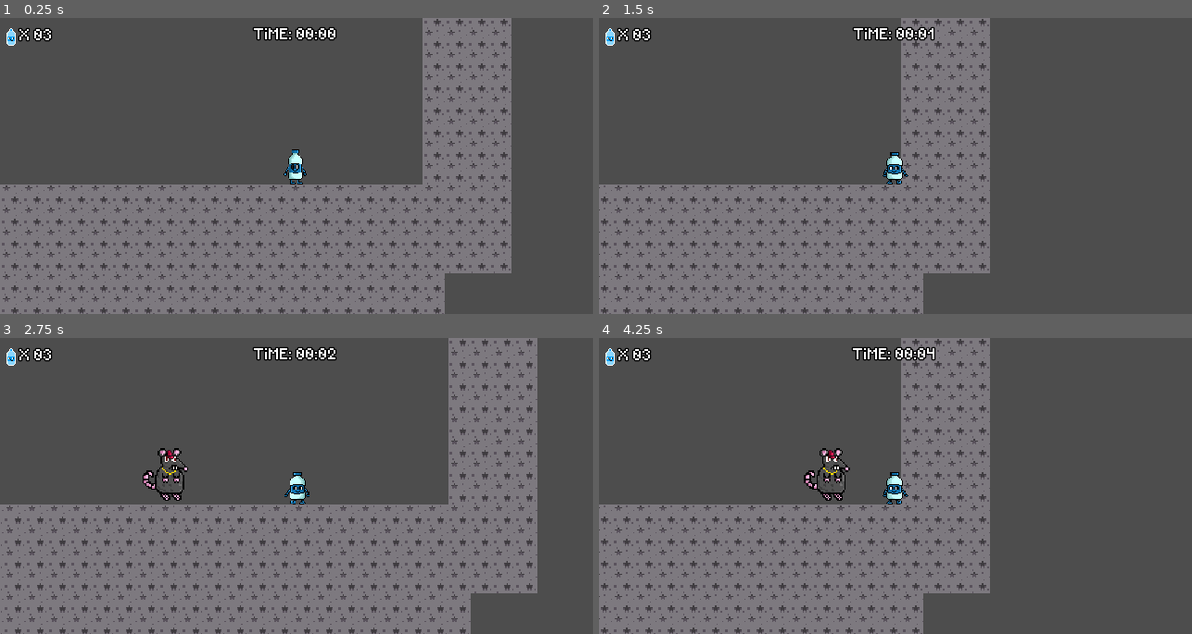
Above: before the commit, frames 1-4 (two rows, left to right).
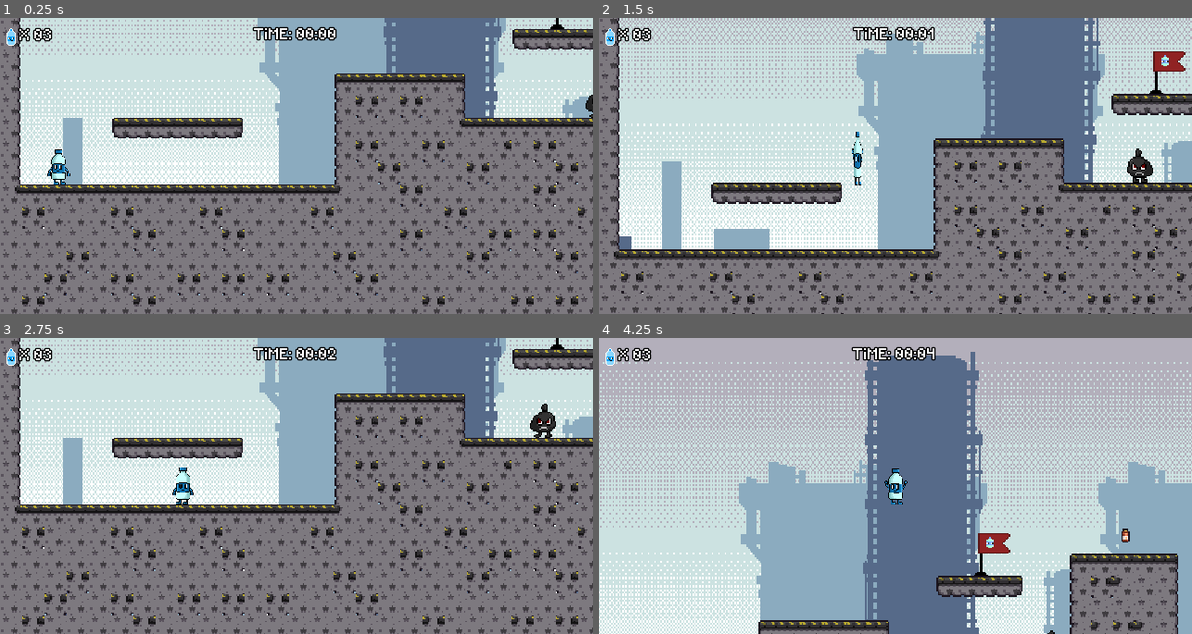
Above: after the commit, the same moments.

Repository: ToySteel/Biribinha
Game: Godot game, scene res://word_01.tscn
Two runs of this game, one before a commit and one after it. Both use one fixed random seed, a clock stepped at 60 frames per second and the inputs below. This scene is started directly instead of the project's main scene.
Inputs:
- Up to frame 1 (0.25 s): no input
- Up to frame 2 (1.5 s): tap Enter (ui_accept) at 0.5, 0.77 s; hold Right (ui_right) from 0.53 s (still down)
- Up to frame 3 (2.75 s): tap Enter (ui_accept) at 1.52 s; release Right (ui_right) at 2.03 s; hold Left (ui_left) from 2.03 s (still down)
- Up to frame 4 (4.25 s): release Left (ui_left) at 2.78 s; hold Right (ui_right) from 2.78 s (still down); tap Enter (ui_accept) at 3.02, 3.77 s

The runs differ from the first frame. In frame 1, 61% of the frame differs, in the area x 0-100%, y 0-100%; in frame 2, 84%; in frame 3, 66%; in frame 4, 98%.

Commit message:
FINAL COMIT

Diff:
--- /dev/null
+++ b/bomb.gd
@@ -0,0 +1,13 @@
+extends RigidBody2D
+
+const EXPLOSION = preload("res://explosion.tscn")
+@onready var collision: CollisionShape2D = $collision
+
+func _on_body_entered(body: Node) -> void:
+	visible = false
+	var explosion_instance = EXPLOSION.instantiate()
+	get_parent().add_child(explosion_instance)
+	explosion_instance.global_position = global_position
+	collision.set_deferred("disabled", true)
+	await explosion_instance.animation_finished
+	queue_free()
--- /dev/null
+++ b/bomb.tscn
@@ -0,0 +1,24 @@
+[gd_scene load_steps=4 format=3 uid="uid://4iaosj6fc6gy"]
+
+[ext_resource type="Script" path="res://bomb.gd" id="1_8pa51"]
+[ext_resource type="Texture2D" uid="uid://bo3kifex28cfk" path="res://assests/Sprite Pack 2/8 - Comrade Cheese Puff/Dropped_Bomb (8 x 8).png" id="1_ga31m"]
+
+[sub_resource type="CircleShape2D" id="CircleShape2D_gq14e"]
+radius = 5.0
+
+[node name="bomb" type="RigidBody2D"]
+collision_layer = 8
+collision_mask = 3
+contact_monitor = true
+max_contacts_reported = 1
+script = ExtResource("1_8pa51")
+
+[node name="collision" type="CollisionShape2D" parent="."]
+shape = SubResource("CircleShape2D_gq14e")
+
+[node name="sprite" type="Sprite2D" parent="."]
+position = Vector2(0, -1)
+scale = Vector2(1.125, 1.25)
+texture = ExtResource("1_ga31m")
+
+[connection signal="body_entered" from="." to="." method="_on_body_entered"]
--- /dev/null
+++ b/explosion.gd
@@ -0,0 +1,4 @@
+extends AnimatedSprite2D
+
+func _on_animation_finished() -> void:
+	queue_free()
--- /dev/null
+++ b/explosion.tscn
@@ -0,0 +1,76 @@
+[gd_scene load_steps=12 format=3 uid="uid://h0e5dtj3tj54"]
+
+[ext_resource type="Texture2D" uid="uid://c1ttbarxnyfvl" path="res://assests/Mini FX, Items & UI/Effects/Explosion_Poof (16 x 16).png" id="1_mkc3b"]
+[ext_resource type="Script" path="res://explosion.gd" id="2_8jsk1"]
+
+[sub_resource type="AtlasTexture" id="AtlasTexture_ddpyu"]
+atlas = ExtResource("1_mkc3b")
+region = Rect2(0, 0, 16, 16)
+
+[sub_resource type="AtlasTexture" id="AtlasTexture_olb0f"]
+atlas = ExtResource("1_mkc3b")
+region = Rect2(16, 0, 16, 16)
+
+[sub_resource type="AtlasTexture" id="AtlasTexture_86w6t"]
+atlas = ExtResource("1_mkc3b")
+region = Rect2(32, 0, 16, 16)
+
+[sub_resource type="AtlasTexture" id="AtlasTexture_0xxy7"]
+atlas = ExtResource("1_mkc3b")
+region = Rect2(48, 0, 16, 16)
+
+[sub_resource type="AtlasTexture" id="AtlasTexture_ue0px"]
+atlas = ExtResource("1_mkc3b")
+region = Rect2(64, 0, 16, 16)
+
+[sub_resource type="AtlasTexture" id="AtlasTexture_eano6"]
+atlas = ExtResource("1_mkc3b")
+region = Rect2(80, 0, 16, 16)
+
+[sub_resource type="AtlasTexture" id="AtlasTexture_3qdv5"]
+atlas = ExtResource("1_mkc3b")
+region = Rect2(96, 0, 16, 16)
+
+[sub_resource type="AtlasTexture" id="AtlasTexture_fg7h0"]
+atlas = ExtResource("1_mkc3b")
+region = Rect2(112, 0, 16, 16)
+
+[sub_resource type="SpriteFrames" id="SpriteFrames_2jq88"]
+animations = [{
+"frames": [{
+"duration": 1.0,
+"texture": SubResource("AtlasTexture_ddpyu")
+}, {
+"duration": 1.0,
+"texture": SubResource("AtlasTexture_olb0f")
+}, {
+"duration": 1.0,
+"texture": SubResource("AtlasTexture_86w6t")
+}, {
+"duration": 1.0,
+"texture": SubResource("AtlasTexture_0xxy7")
+}, {
+"duration": 1.0,
+"texture": SubResource("AtlasTexture_ue0px")
+}, {
+"duration": 1.0,
+"texture": SubResource("AtlasTexture_eano6")
+}, {
+"duration": 1.0,
+"texture": SubResource("AtlasTexture_3qdv5")
+}, {
+"duration": 1.0,
+"texture": SubResource("AtlasTexture_fg7h0")
+}],
+"loop": false,
+"name": &"default",
+"speed": 5.0
+}]
+
+[node name="explosion" type="AnimatedSprite2D"]
+sprite_frames = SubResource("SpriteFrames_2jq88")
+autoplay = "default"
+frame_progress = 0.152746
+script = ExtResource("2_8jsk1")
+
+[connection signal="animation_finished" from="." to="." method="_on_animation_finished"]
--- /dev/null
+++ b/missile.gd
@@ -0,0 +1,38 @@
+extends AnimatableBody2D
+
+const SPEED := 100.0
+const EXPLOSION = preload("res://explosion.tscn")
+@onready var sprite: Sprite2D = $sprite
+@onready var collision_m: CollisionShape2D = $collision_m
+@onready var collision_d: CollisionShape2D = $collision_detection/collision_d
+
+
+
+var velocity := Vector2.ZERO
+var direction
+
+func _ready():
+	set_direction(1)
+
+# Called every frame. 'delta' is the elapsed time since the previous frame.
+func _process(delta: float) -> void:
+	velocity.x = SPEED * direction * delta
+
+	move_and_collide(velocity)
+
+func set_direction(dir):
+	direction = dir
+	if direction == 1:
+		sprite.flip_h = true
+	else:
+		sprite.flip_h = false
+
+func _on_collision_detection_body_entered(body: Node2D) -> void:
+	visible = false
+	var explosion_instance = EXPLOSION.instantiate()
+	get_parent().add_child(explosion_instance)
+	explosion_instance.global_position = global_position
+	collision_m.set_deferred("disabled", true)
+	collision_d.set_deferred("disabled", true)
+	await explosion_instance.animation_finished
+	queue_free()
--- /dev/null
+++ b/missile.tscn
@@ -0,0 +1,33 @@
+[gd_scene load_steps=5 format=3 uid="uid://bdlfwljpolils"]
+
+[ext_resource type="Texture2D" uid="uid://dkmtrktlu5jfw" path="res://assests/Sprite Pack 2/8 - Comrade Cheese Puff/Missile (16 x 8).png" id="1_aqbwk"]
+[ext_resource type="Script" path="res://missile.gd" id="1_tnthl"]
+
+[sub_resource type="RectangleShape2D" id="RectangleShape2D_ptme1"]
+size = Vector2(14, 6)
+
+[sub_resource type="RectangleShape2D" id="RectangleShape2D_8uuex"]
+size = Vector2(16, 6)
+
+[node name="missile" type="AnimatableBody2D"]
+collision_layer = 8
+collision_mask = 3
+sync_to_physics = false
+script = ExtResource("1_tnthl")
+
+[node name="collision_m" type="CollisionShape2D" parent="."]
+shape = SubResource("RectangleShape2D_ptme1")
+
+[node name="sprite" type="Sprite2D" parent="."]
+position = Vector2(-1.19209e-07, 5.96046e-08)
+scale = Vector2(1.1875, 1.5)
+texture = ExtResource("1_aqbwk")
+
+[node name="collision_detection" type="Area2D" parent="."]
+collision_layer = 8
+collision_mask = 3
+
+[node name="collision_d" type="CollisionShape2D" parent="collision_detection"]
+shape = SubResource("RectangleShape2D_8uuex")
+
+[connection signal="body_entered" from="collision_detection" to="." method="_on_collision_detection_body_entered"]
--- a/ratao.gd
+++ b/ratao.gd
@@ -1,9 +1,14 @@
 extends CharacterBody2D
 
+const BOMB := preload("res://bomb.tscn")
+const MISSILE := preload("res://missile.tscn")
 @export var direction := 1
 const SPEED = 100.0
 @onready var texture := $sprite
 @onready var wall_detector := $wall_detec
+@onready var attack_point_2: Marker2D = %attack_point2
+@onready var attack_point_1: Marker2D = %attack_point1
+
 func _physics_process(delta: float) -> void:
 	# Add the gravity.
 	if not is_on_floor():
@@ -22,4 +27,22 @@
 	else:
 		velocity.x = move_toward(velocity.x, 0, SPEED)
 	velocity.x = direction * SPEED
+
 	move_and_slide()
+
+func throw_bomb():
+	var bomb_instance = BOMB.instantiate()
+	add_sibling(bomb_instance)
+	bomb_instance.global_position = attack_point_1.global_position
+	bomb_instance.apply_impulse(Vector2(randi_range(direction * 30, direction * 200), randi_range(-200,-400)))
+
+func launch_missile():
+	var missile_instance = MISSILE.instantiate
+	add_sibling(missile_instance)
+	missile_instance.global_position = attack_point_2.global_position
+
+func _on_cooldown_timeout() -> void:
+	throw_bomb()
+
+func _on_missile_cooldown_timeout():
+	launch_missile()
--- a/ratao.tscn
+++ b/ratao.tscn
@@ -5,6 +5,21 @@
 
 [sub_resource type="RectangleShape2D" id="RectangleShape2D_qwx43"]
 size = Vector2(33, 26)
+
+[sub_resource type="Animation" id="Animation_xyh1i"]
+length = 0.001
+tracks/0/type = "value"
+tracks/0/imported = false
+tracks/0/enabled = true
+tracks/0/path = NodePath("sprite:frame")
+tracks/0/interp = 1
+tracks/0/loop_wrap = true
+tracks/0/keys = {
+"times": PackedFloat32Array(0),
+"transitions": PackedFloat32Array(1),
+"update": 1,
+"values": [0]
+}
 
 [sub_resource type="Animation" id="Animation_piuck"]
 resource_name = "rationes"
@@ -19,21 +34,6 @@
 "transitions": PackedFloat32Array(1, 1, 1, 1, 1, 1, 1, 1),
 "update": 1,
 "values": [0, 1, 2, 3, 0, 1, 2, 3]
-}
-
-[sub_resource type="Animation" id="Animation_xyh1i"]
-length = 0.001
-tracks/0/type = "value"
-tracks/0/imported = false
-tracks/0/enabled = true
-tracks/0/path = NodePath("sprite:frame")
-tracks/0/interp = 1
-tracks/0/loop_wrap = true
-tracks/0/keys = {
-"times": PackedFloat32Array(0),
-"transitions": PackedFloat32Array(1),
-"update": 1,
-"values": [0]
 }
 
 [sub_resource type="AnimationLibrary" id="AnimationLibrary_d6j1j"]
@@ -53,20 +53,23 @@
 [node name="collision" type="CollisionShape2D" parent="."]
 light_mask = 3
 visibility_layer = 3
-position = Vector2(-5.5, -14)
+position = Vector2(-6, -23)
 shape = SubResource("RectangleShape2D_qwx43")
 
 [node name="sprite" type="Sprite2D" parent="."]
-position = Vector2(-1, -27)
+position = Vector2(-1, -34)
 texture = ExtResource("1_ynamb")
 hframes = 3
 vframes = 3
 
 [node name="attack_point1" type="Marker2D" parent="sprite"]
-position = Vector2(3, 9)
+unique_name_in_owner = true
+position = Vector2(-3, -9)
 
 [node name="attack_point2" type="Marker2D" parent="sprite"]
-position = Vector2(-5, 10)
+unique_name_in_owner = true
+position = Vector2(13, 11)
+scale = Vector2(6.68494, 1.21178)
 
 [node name="anim" type="AnimationPlayer" parent="."]
 libraries = {
@@ -76,13 +79,20 @@
 [node name="anim_tree" type="AnimationTree" parent="."]
 
 [node name="1cooldown" type="Timer" parent="."]
+wait_time = 2.0
+autostart = true
 
 [node name="2cooldown" type="Timer" parent="."]
+wait_time = 3.0
+autostart = true
 
 [node name="wall_detec" type="RayCast2D" parent="."]
 light_mask = 3
 visibility_layer = 3
-position = Vector2(-1, -13)
+position = Vector2(-3, -23)
 target_position = Vector2(24, 0)
 collision_mask = 2
 collide_with_areas = true
+
+[connection signal="timeout" from="1cooldown" to="." method="_on_cooldown_timeout"]
+[connection signal="timeout" from="2cooldown" to="." method="_on_cooldown_timeout"]
--- a/word_00.tscn
+++ b/word_00.tscn
@@ -673,6 +673,11 @@
 [node name="CHECKPOINT3" parent="." instance=ExtResource("29_i55k7")]
 position = Vector2(2578, 448)
 
+[node name="AudioStreamPlayer" type="AudioStreamPlayer" parent="."]
+volume_db = -22.18
+pitch_scale = 0.61
+autoplay = true
+
 [connection signal="Bug_fixer" from="player" to="sprites refri/SpriteRefri" method="_on_player_bug_fixer"]
 [connection signal="body_entered" from="key2" to="key2" method="_on_body_entered"]
 [connection signal="item_collected" from="key2" to="door2" method="_on_key_2_item_collected"]
--- a/word_01.tscn
+++ b/word_01.tscn
@@ -476,7 +476,7 @@
 layer_2/tile_data = PackedInt32Array(1310720, 327687, 3, 1310721, 262151, 1, 1310722, 262151, 1, 1376258, 262151, 3, 13 …(66393 unchanged characters)…
 
 [node name="player" parent="." instance=ExtResource("7_4p1x4")]
-position = Vector2(1941, 1007)
+position = Vector2(43, 284)
 
 [node name="CocaRefri" parent="." instance=ExtResource("9_87sa1")]
 position = Vector2(55, 712)
Not shown, added: sprites/Áudio-do-WhatsApp-de-2024-09-06-à_s_-21.38.55_40884334.mp3.mp3.import
Not shown, added: sprites/WhatsApp Audio 2024-09-13 at 21.25.12.mp4
Not shown, added: sprites/Áudio-do-WhatsApp-de-2024-09-06-à_s_-21.38.55_40884334.mp3.mp3
